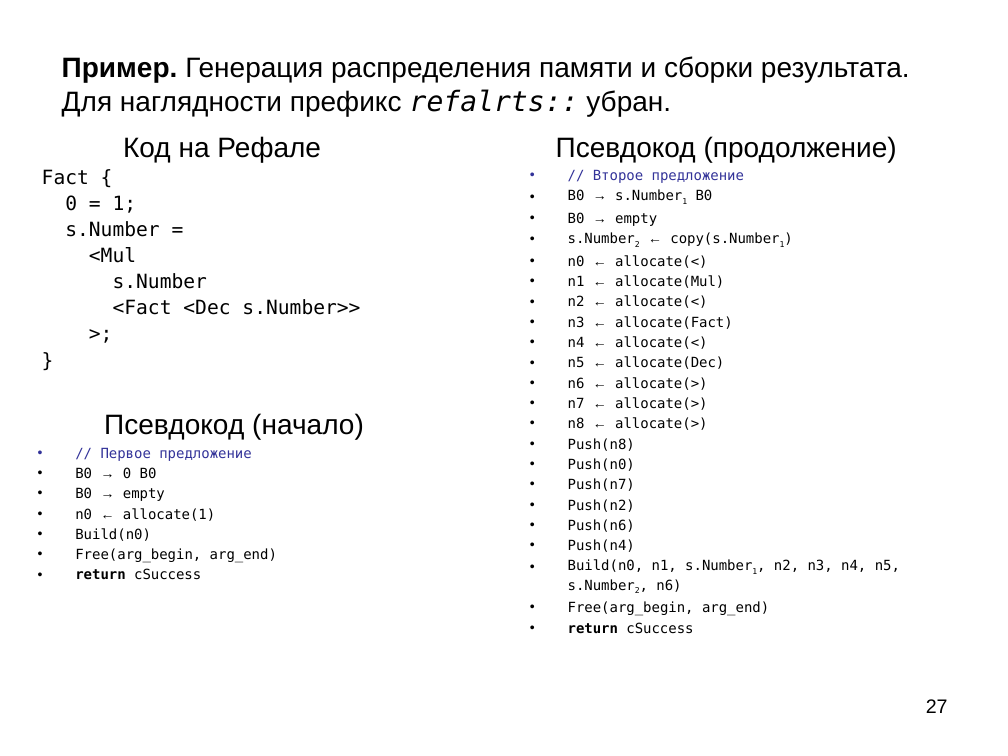
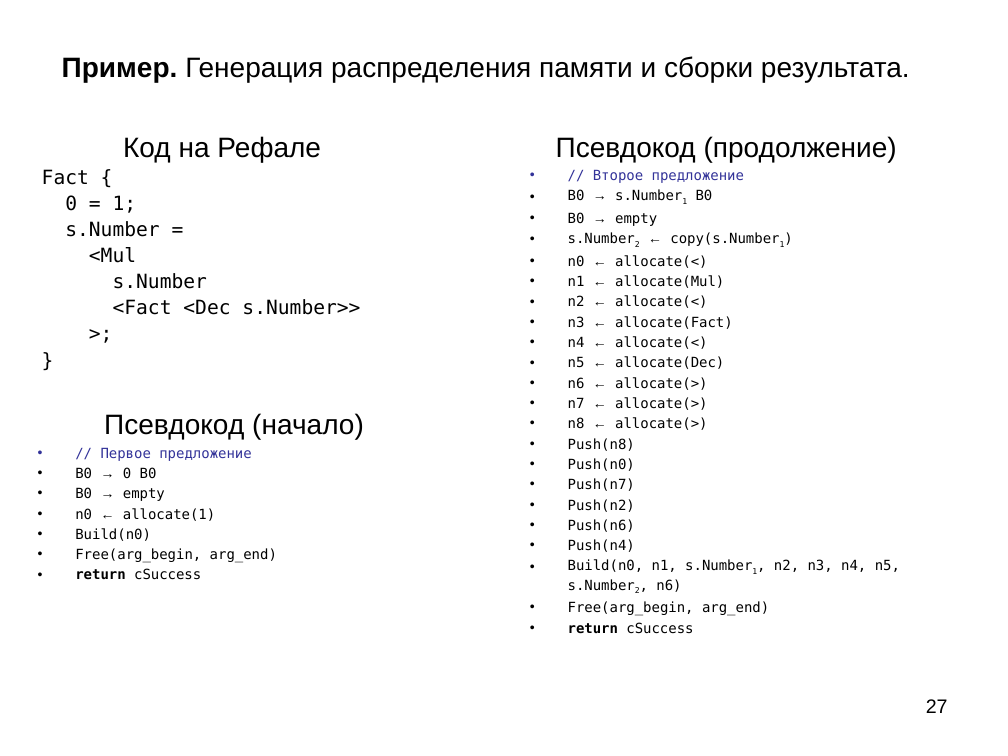
Before and after one commit to bmstu-iu9/refal-5-lambda, a slide deck: slide 27 of doc/Компилятор Простого Рефала.ppt. Drawn at 1008x756 pixels with LibreOffice and Linux fonts; fonts in the diff are those of the drawing. Boxes give left, top, right and bottom in pixels: in the first picture for what was removed or moved away, otherwise in the second. Text is boxed around its words. In the diff, an @@ line names an element or a change of style, - is before the commit and + after.

```diff
--- a/doc/Компилятор Простого Рефала.ppt
+++ b/doc/Компилятор Простого Рефала.ppt
@@ title at bbox=[62, 56, 910, 82]: text changed @@
-Пример. Генерация распределения памяти и сборки результата.
-Для наглядности префикс refalrts:: убран.
+Пример. Генерация распределения памяти и сборки результата.
```
Also in this commit, not shown: 13 other slides changed, 3 slides added, 1 other file.
